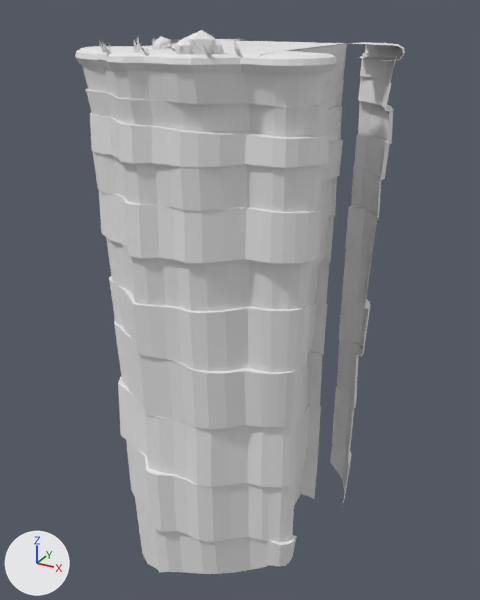
Two versions of the FBX model assets/Strategy_Kit/Unity/Assets/Vitaria/Models/Isle/Blocks/Isle_Block_3_2.fbx, one commit apart.
Rendered twice from a 50 mm lens placed at (8.5, -28.0, 1.1), pointed at (-2.8, -7.4, -9.2). Arrows for +X, +Y and +Z are at lower left; the lights stay in place. The picture after the commit comes second. Where no turn or scale is listed for an object, it has been applied to the vertices.

Objects in the first picture: 'Corner_NE', 'Corner_SE', 'Corner_SW', 'Ledge_S', 'Top', 'Wall_E', 'Wall_N' and 2 more.
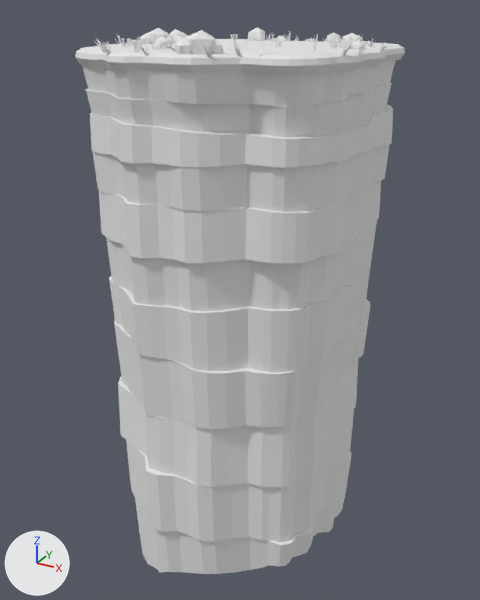
Edits to the bpy script that builds the scene:
```text
Add me_isle_3_2_ledge_n_001:
    me_isle_3_2_ledge_n_001.from_pydata(...)  # 1239 vertices, 1853 faces; spans x -5.0..0.0, y -5.0..-2.6, z -20.6..0.4
    me_isle_3_2_ledge_n_001.materials.append(mat_vitaria_palette)  # its picture is missing
Add me_isle_3_2_ledge_e_001:
    me_isle_3_2_ledge_e_001.from_pydata(...)  # 883 vertices, 1346 faces; spans x 0.0..2.1, y -10.0..-5.0, z -19.6..0.4
    me_isle_3_2_ledge_e_001.materials.append(mat_vitaria_palette)  # its picture is missing
Add me_isle_3_2_ledge_w_001:
    me_isle_3_2_ledge_w_001.from_pydata(...)  # 1125 vertices, 1730 faces; spans x -7.4..-5.0, y -10.0..-5.0, z -20.0..0.5
    me_isle_3_2_ledge_w_001.materials.append(mat_vitaria_palette)  # its picture is missing
Add ob_ledge_n:
    ob_ledge_n = bpy.data.objects.new('Ledge_N', me_isle_3_2_ledge_n_001)
    ob_ledge_n.location = (0.0, 0.0, 0.0)
Add ob_ledge_e:
    ob_ledge_e = bpy.data.objects.new('Ledge_E', me_isle_3_2_ledge_e_001)
    ob_ledge_e.location = (0.0, 0.0, 0.0)
Add ob_ledge_w:
    ob_ledge_w = bpy.data.objects.new('Ledge_W', me_isle_3_2_ledge_w_001)
    ob_ledge_w.location = (0.0, 0.0, 0.0)
```

Where the change shows, as pixel boxes (x1, y1, x2, y2) in the pictures (480 x 600 px):
'Ledge_E', added
    after: (287, 33, 403, 558)
'Ledge_W', added
    after: (94, 28, 188, 72)
'Ledge_N', added
    after: (231, 27, 363, 43)
'Corner_NE', unchanged, covered by the edit
    before: (330, 42, 405, 503)
    after: (343, 43, 405, 503)
'Wall_E', unchanged, covered by the edit
    before: (292, 44, 346, 505)
'Wall_N', unchanged, covered by the edit
    before: (287, 44, 347, 499)
